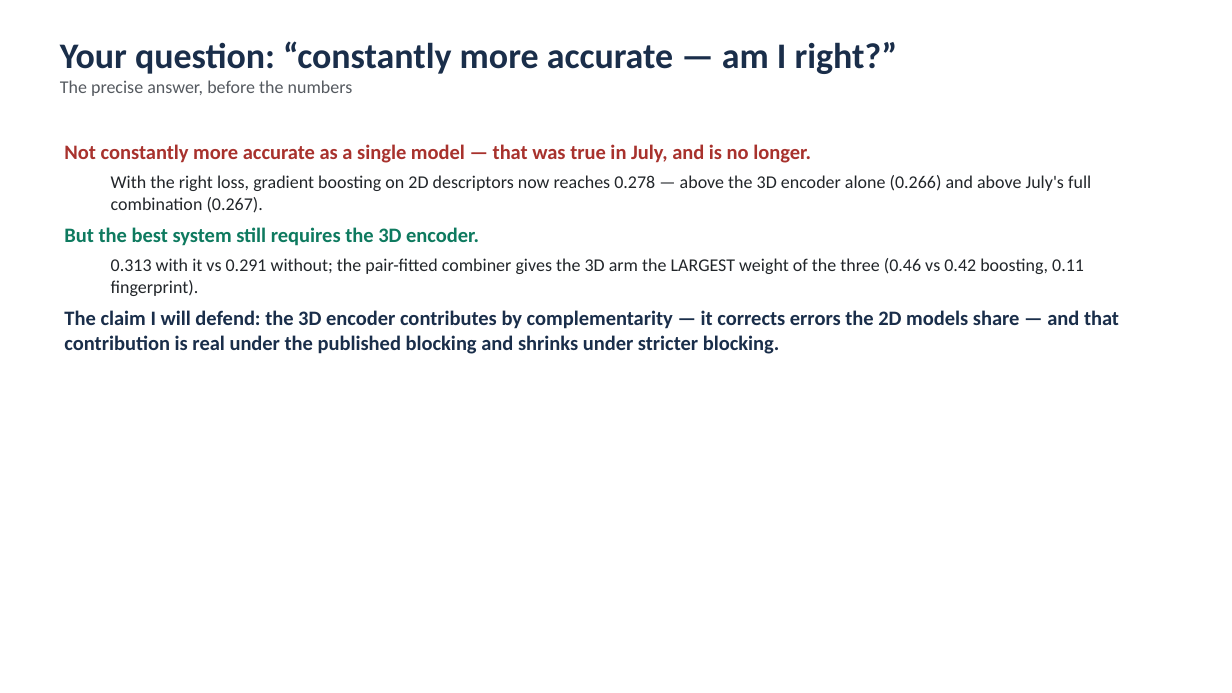
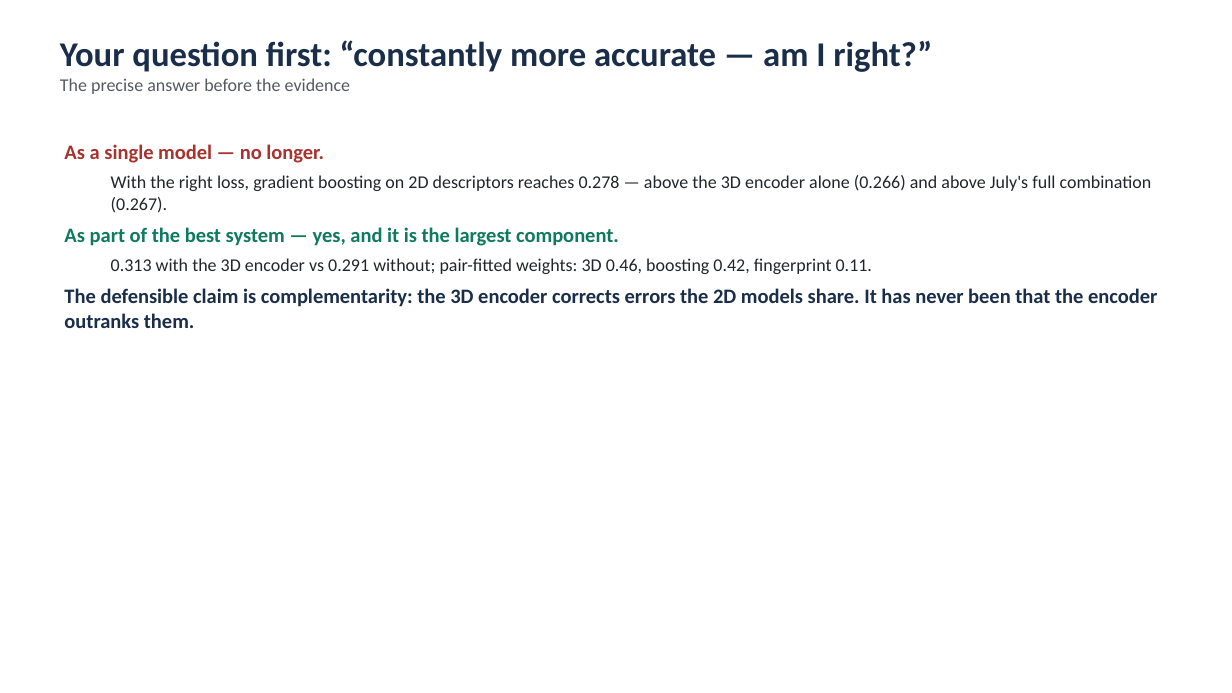
Before and after one commit to mironovb/lanthanidestrain, a slide deck: slide 2 of docs/vogiatzis_findings_2026-08.pptx (slide 8 before the commit). Drawn at 1232x693 pixels with LibreOffice and Linux fonts; fonts in the diff are those of the drawing. Boxes give left, top, right and bottom in pixels: in the first picture for what was removed or moved away, otherwise in the second. Text is boxed around its words. In the diff, an @@ line names an element or a change of style, - is before the commit and + after.

```diff
--- a/docs/vogiatzis_findings_2026-08.pptx
+++ b/docs/vogiatzis_findings_2026-08.pptx
@@ text at (60,40,932,94): text changed; size 28 to 27 pt @@
-Your question: “constantly more accurate — am I right?”
-The precise answer, before the numbers
+Your question first: “constantly more accurate — am I right?”
+The precise answer before the evidence
@@ text at (64,144,1157,328): text changed; size 16 to 14 pt; bold off @@
-Not constantly more accurate as a single model — that was true in July, and is no longer.
-  With the right loss, gradient boosting on 2D descriptors now reaches 0.278 — above the 3D encoder alone (0.266) and above July's full combination (0.267).
-But the best system still requires the 3D encoder.
-  0.313 with it vs 0.291 without; the pair-fitted combiner gives the 3D arm the LARGEST weight of the three (0.46 vs 0.42 boosting, 0.11 fingerprint).
-The claim I will defend: the 3D encoder contributes by complementarity — it corrects errors the 2D models share — and that contribution is real under the published blocking and shrinks under stricter blocking.
+As a single model — no longer.
+  With the right loss, gradient boosting on 2D descriptors reaches 0.278 — above the 3D encoder alone (0.266) and above July's full combination (0.267).
+As part of the best system — yes, and it is the largest component.
+  0.313 with the 3D encoder vs 0.291 without; pair-fitted weights: 3D 0.46, boosting 0.42, fingerprint 0.11.
+The defensible claim is complementarity: the 3D encoder corrects errors the 2D models share. It has never been that the encoder outranks them.
```
Also in this commit, not shown: 15 other slides changed, 3 slides added, 1 slide removed, 1 other file.
